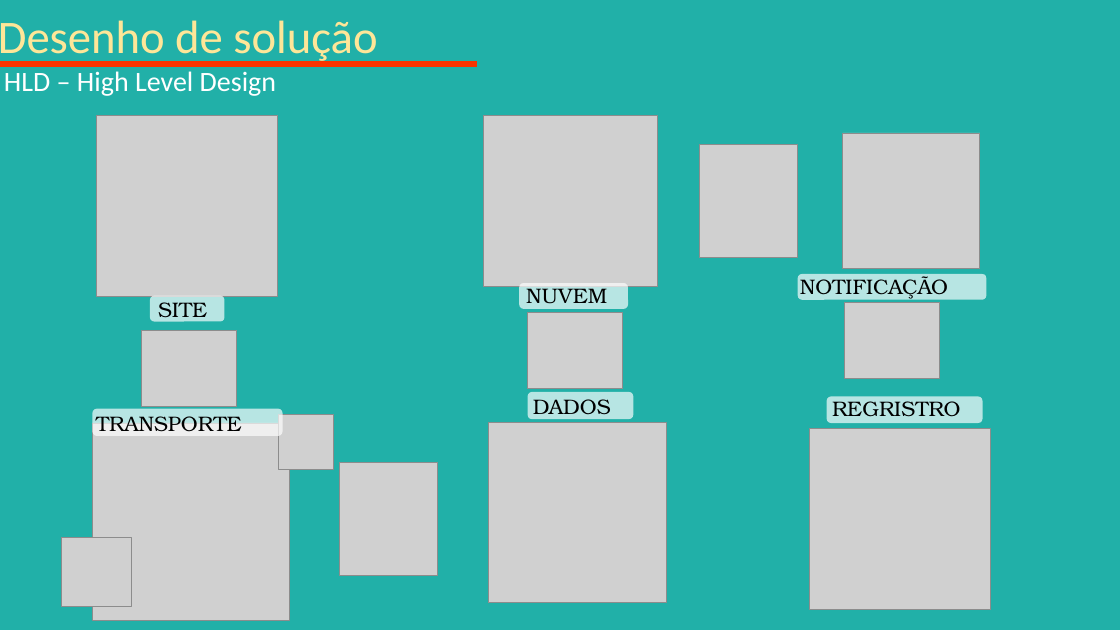
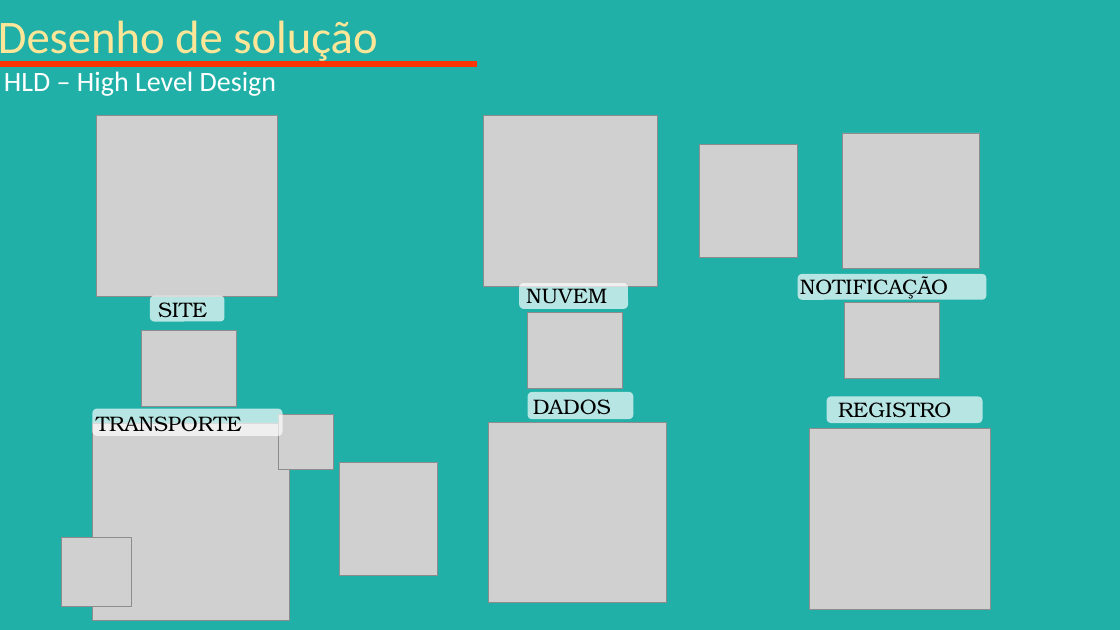
Before and after one commit to BrunoRGSilva/CyberLife, a slide deck: slide 1 of HLD e LLD/HLD e LLD projeto .pptx. Drawn at 1120x630 pixels with LibreOffice and Linux fonts; fonts in the diff are those of the drawing; grey boxes stand for pictures. Boxes give left, top, right and bottom in pixels: in the first picture for what was removed or moved away, otherwise in the second. Text is boxed around its words. In the diff, an @@ line names an element or a change of style, - is before the commit and + after.

```diff
--- a/HLD e LLD/HLD e LLD projeto .pptx
+++ b/HLD e LLD/HLD e LLD projeto .pptx
@@ text at box(838, 402, 951, 418): text changed @@
-REGRISTRO
+REGISTRO
```
Also in this commit, not shown: 1 other slide changed.
